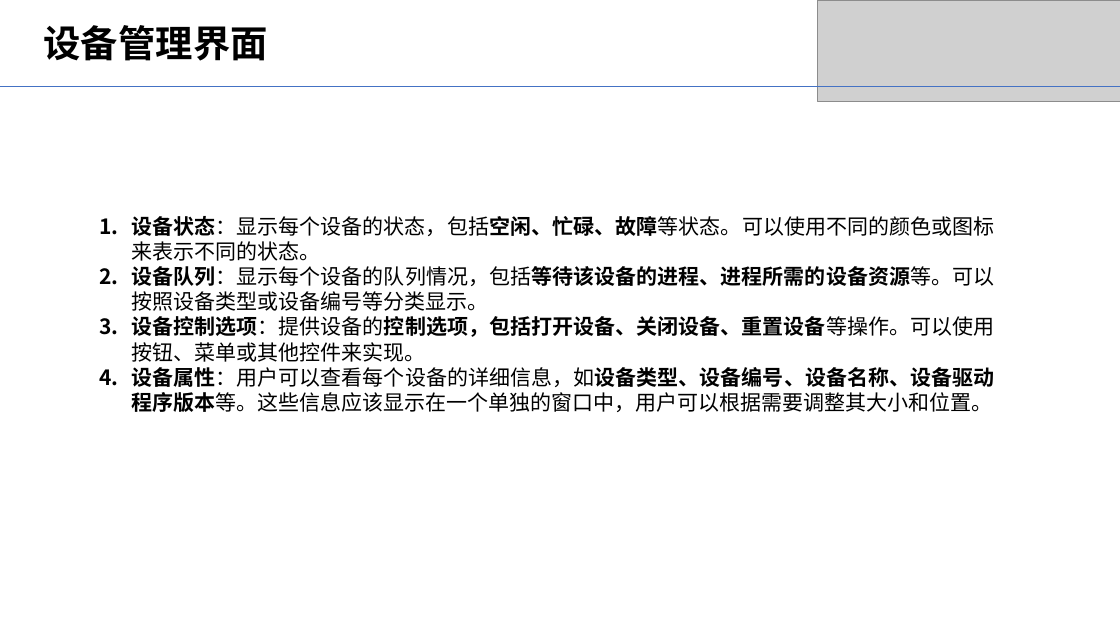
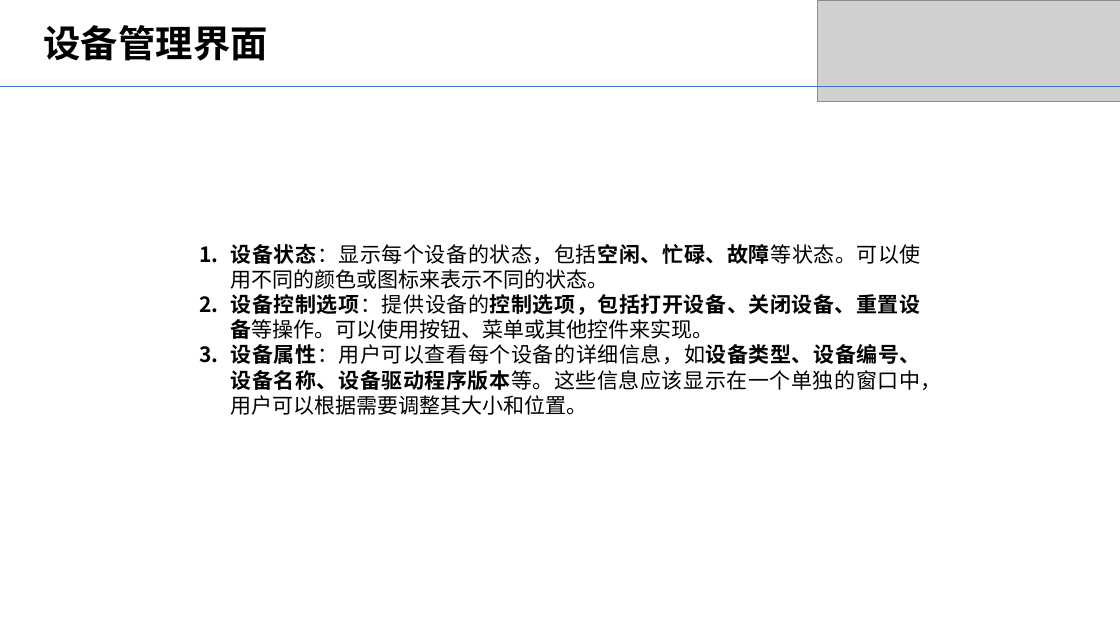
Before and after one commit to chrisx599/os_lab, a slide deck: slide 15 of document/概要设计pre_v1.0.pptx. Drawn at 1120x630 pixels with LibreOffice and Linux fonts; fonts in the diff are those of the drawing; grey boxes stand for pictures. Boxes give left, top, right and bottom in pixels: in the first picture for what was removed or moved away, otherwise in the second. Text is boxed around its words. In the diff, an @@ line names an element or a change of style, - is before the commit and + after.

```diff
--- a/document/概要设计pre_v1.0.pptx
+++ b/document/概要设计pre_v1.0.pptx
@@ text "设备状态：显示每个设备的状态，包括空闲、忙碌、故障等状态。可以使用不同的颜色或图标来表示不同的状态。": place and size @@
-text "设备状态：显示每个设备的状态，包括空闲、忙碌、故障等状态。可以使用不同的颜色或图标来表示不同的状态。" at bbox=[131, 216, 995, 412]
+text "设备状态：显示每个设备的状态，包括空闲、忙碌、故障等状态。可以使用不同的颜色或图标来表示不同的状态。" at bbox=[231, 244, 942, 415]
@@ text at bbox=[131, 266, 995, 311]: paragraph removed @@
-2. 设备队列：显示每个设备的队列情况，包括等待该设备的进程、进程所需的设备资源等。可以按照设备类型或设备编号等分类显示。
```
Also in this commit, not shown: 9 other slides changed, 3 other files.
